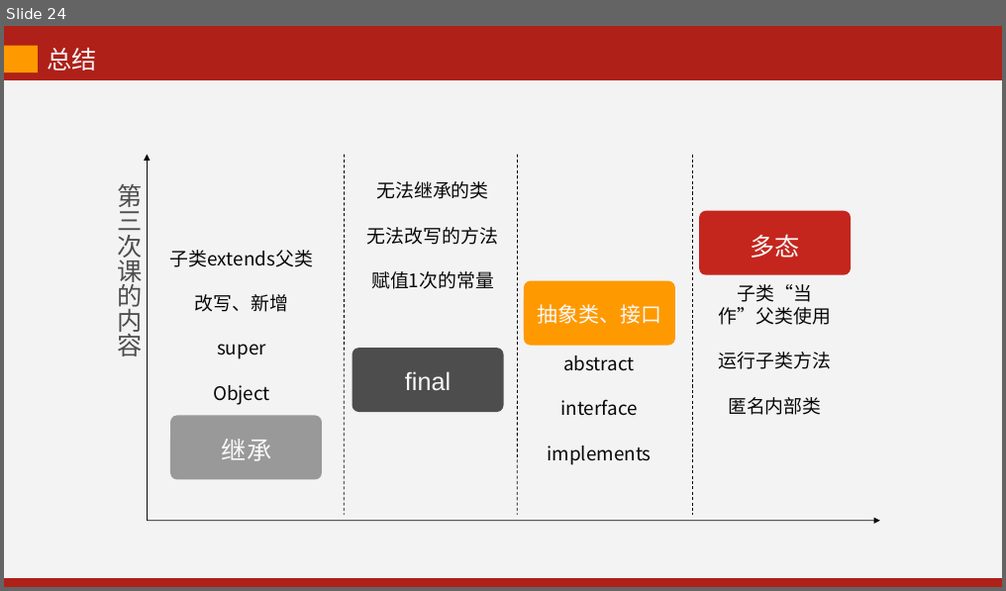
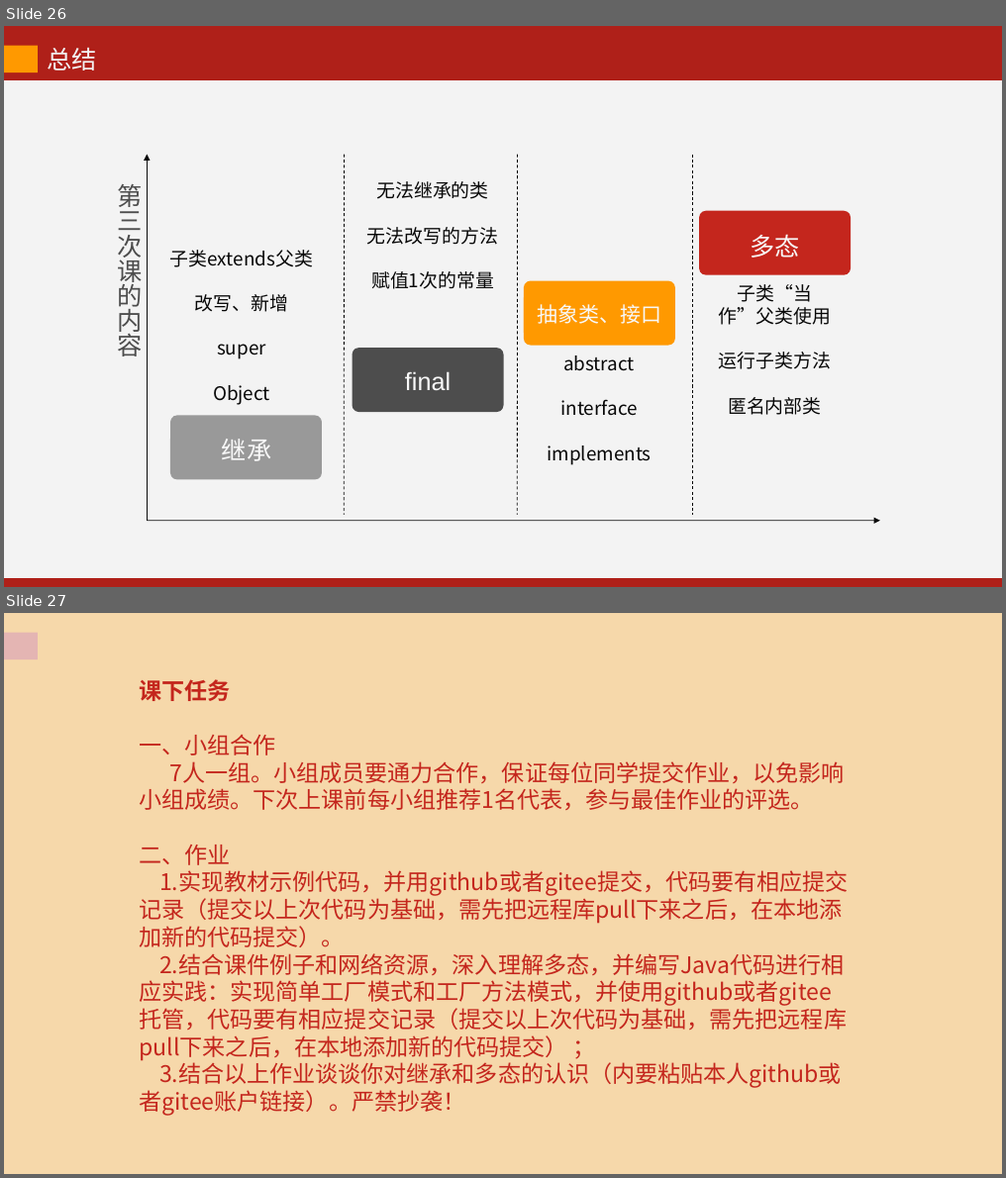
Before and after one commit to kevinjoyce/JavaCourseWare, a slide deck: PPT/每次课PPT/03 面向对象（下）-1.pptx. Shown one above the other, each under a label of ours: slide 24 before the commit, slides 26 and 27 after it. The pictures are 1006x591 and 1006x1178 pixels, drawn with LibreOffice and Linux fonts; fonts in the diff are those of the drawing; background and template pictures are left out. Boxes give left, top, right and bottom in pixels: in the first picture for what was removed or moved away, otherwise in the second. Text is boxed around its words. In the diff, an @@ line names an element or a change of style, - is before the commit and + after.

Commit message:
增加了多态的应用：简单工厂模式和工厂方法模式

```diff
--- a/PPT/每次课PPT/03 面向对象（下）-1.pptx
+++ b/PPT/每次课PPT/03 面向对象（下）-1.pptx
@@ slide 27 added at (4,613,1002,1174), background picture (left out) @@
@@ rectangle added at (4,633,38,660), fill #C4261D @@
@@ rectangle added at (4,613,1002,1174), fill #F3F3F3 at 70% opacity @@
@@ text added at (140,679,848,1116), 22 pt, text #C4261D @@
+课下任务
+一、小组合作
+7人一组。小组成员要通力合作，保证每位同学提交作业，以免影响小组成绩。下次上课前每小组推荐1名代表，参与最佳作业的评选。
+二、作业
+1.实现教材示例代码，并用github或者gitee提交，代码要有相应提交记录（提交以上次代码为基础，需先把远程库pull下来之后，在本地添加新的代码提交）。
+2.结合课件例子和网络资源，深入理解多态，并编写Java代码进行相应实践：实现简单工厂模式和工厂方法模式，并使用github或者gitee托管，代码要有相应提交记录（提交以上次代码为基础，需先把远程库pull下来之后，在本地添加新的代码提交） ；
+3.结合以上作业谈谈你对继承和多态的认识（内要粘贴本人github或者gitee账户链接）。严禁抄袭！
@@ what was slide 24 is now slide 26 @@
```
Also in this commit, not shown: 1 slide changed, 2 other slides added, 1 other file.
